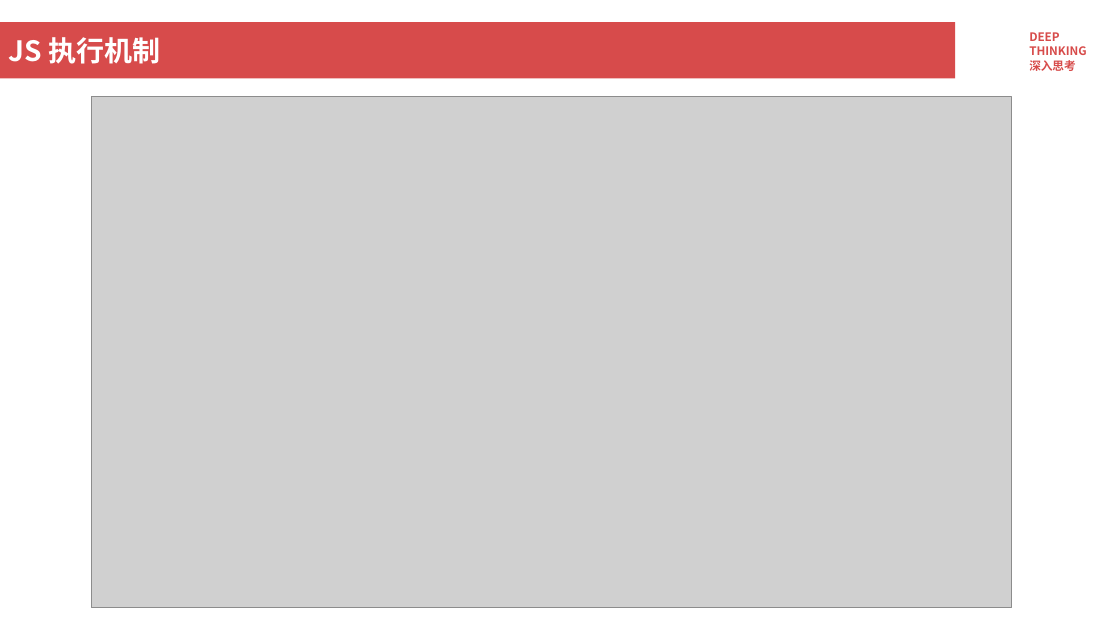
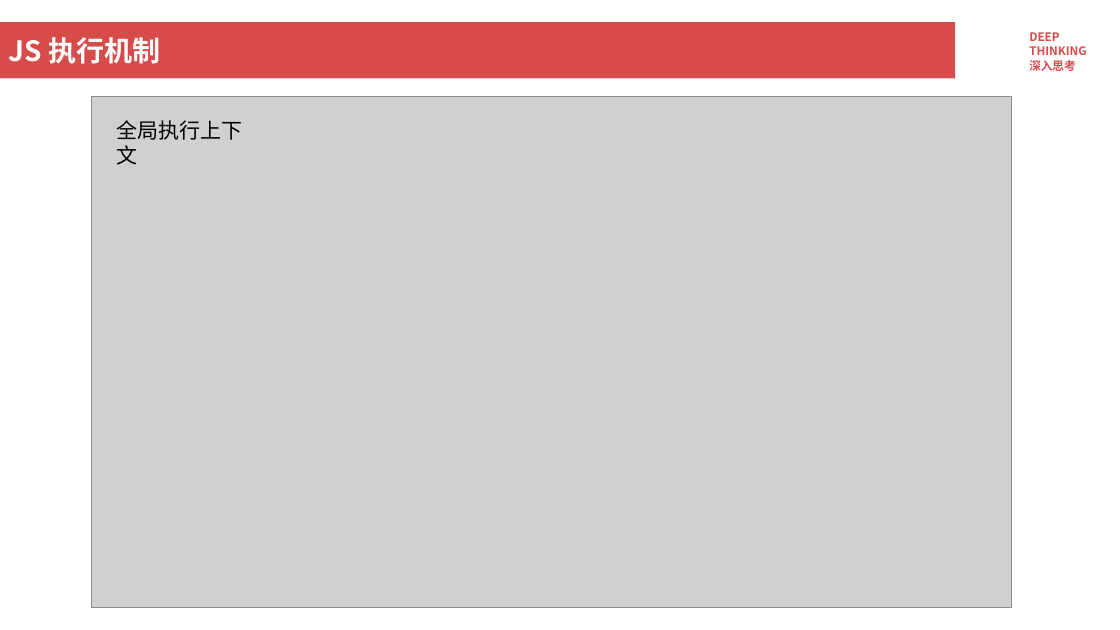
Before and after one commit to yixinagqingyuan/yys-browser, a slide deck: slide 25 of 浏览器工作原理.pptx. Drawn at 1120x630 pixels with LibreOffice and Linux fonts; fonts in the diff are those of the drawing; grey boxes stand for pictures; background and template pictures are left out. Boxes give left, top, right and bottom in pixels: in the first picture for what was removed or moved away, otherwise in the second. Text is boxed around its words. In the diff, an @@ line names an element or a change of style, - is before the commit and + after.

```diff
--- a/浏览器工作原理.pptx
+++ b/浏览器工作原理.pptx
@@ text added at (x1=116, y1=120, x2=242, y2=165), 18 pt, text #000000 @@
+全局执行上下文
```
Also in this commit, not shown: 2 other slides changed, 2 other files.
